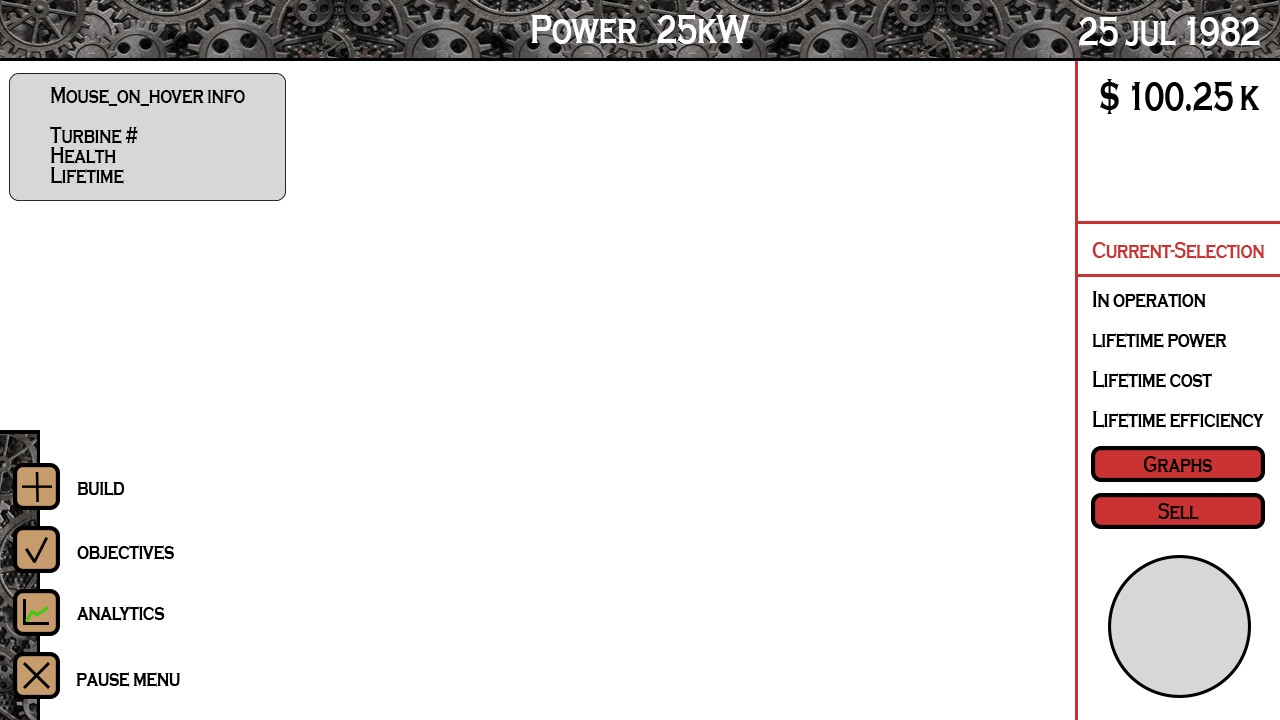
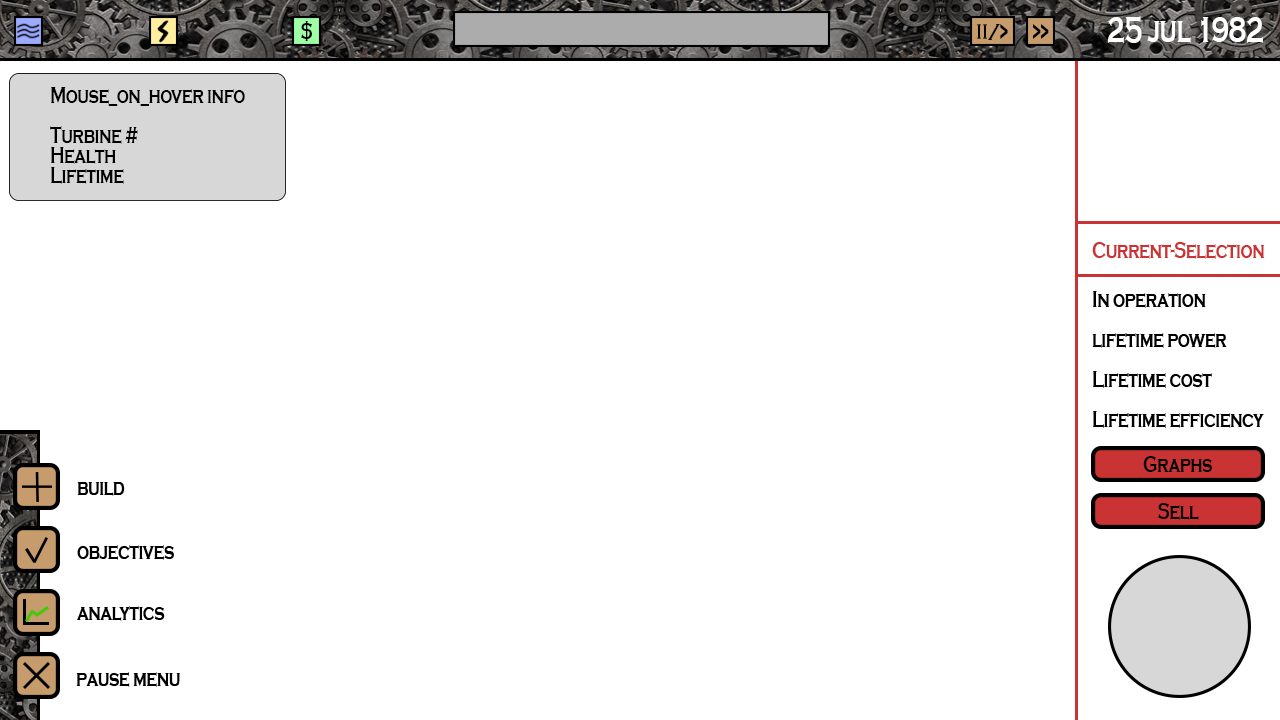
Two versions of the same layered image (1280x720). Layer-by-layer changes:
added group "ProgressBar" with 1 layers above "IconRow" over [453, 11, 830, 47]
added layer "Rectangle 3" in group "ProgressBar" over [453, 11, 830, 47]
added group "IconRow" with 18 layers above "Mouse_on_hover info Turbine # Health Lifetime" over [14, 16, 1055, 46]
added group "FF" with 2 layers in group "IconRow" over [1026, 16, 1055, 46]
added layer ">>" in group "FF" over [1033, 24, 1049, 39]
added layer "Power" (1st of 5, in "IconRow" › "FF") in group "FF" over [1026, 16, 1055, 46]
added group "Play/Pause" with 3 layers in group "IconRow" over [970, 16, 1015, 46]
added layer "/>" in group "Play/Pause" over [988, 24, 1008, 40]
added layer "=" in group "Play/Pause" over [977, 24, 987, 39]
added layer "Power" (2nd of 5, in "IconRow" › "Play/Pause") in group "Play/Pause" over [970, 16, 1015, 46]
added group "Funds" with 2 layers in group "IconRow" over [292, 16, 321, 46]
added layer "$" in group "Funds" over [301, 21, 312, 41]
added layer "Power" (3rd of 5, in "IconRow" › "Funds") in group "Funds" over [292, 16, 321, 46]
added group "Power" (4th of 5, in "IconRow") with 2 layers in group "IconRow" over [149, 16, 178, 46]
added layer "Layer 3" in group "Power" over [157, 19, 169, 43]
added layer "Power" (5th of 5, in "IconRow" › "Power") in group "Power" over [149, 16, 178, 46]
added group "Wind" with 4 layers in group "IconRow" over [14, 16, 43, 46]
added layer "Layer 2" in group "Wind" over [16, 33, 40, 39]
added layer "Layer 1" in group "Wind" over [16, 28, 40, 34]
added layer "Icon_Wind" in group "Wind" over [16, 23, 40, 29]
added layer "Rectangle 2" in group "Wind" over [14, 16, 43, 46]
painted on "25 jul 1982" over [1079, 16, 1263, 47]
removed layer "$ 100.25 k" from group "Text" over [1100, 79, 1260, 114]
removed layer "Power 25kW" from group "Text" over [531, 14, 750, 45]
